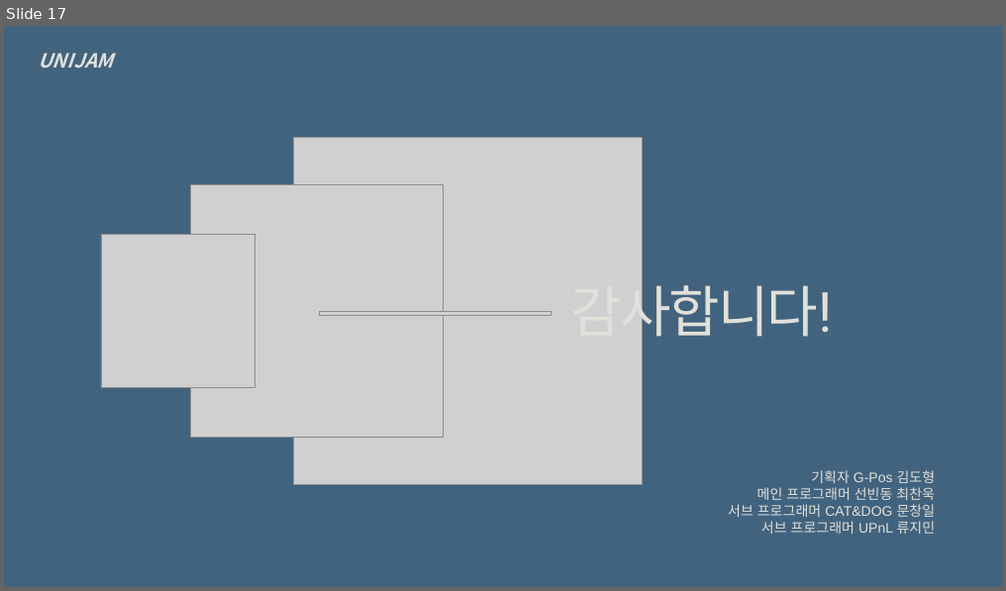
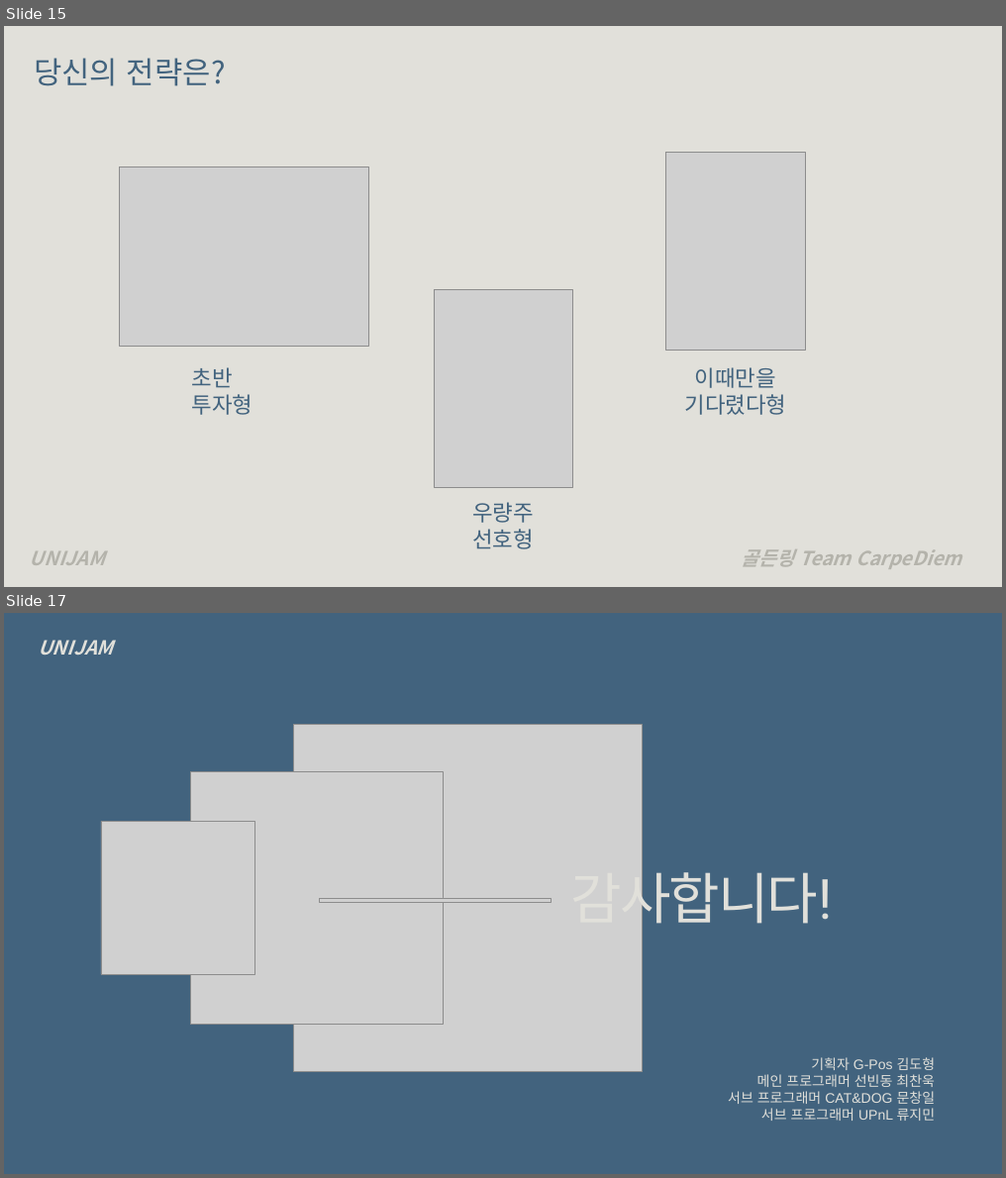
Before and after one commit to mashumairesh/CarpeDiem, a slide deck: CarpeDiem.pptx. Shown one above the other, each under a label of ours: slide 17 before the commit, slides 15 and 17 after it; the slides between them are not shown. The pictures are 1006x591 and 1006x1178 pixels, drawn with LibreOffice and Linux fonts; fonts in the diff are those of the drawing; grey boxes stand for pictures. Boxes give left, top, right and bottom in pixels: in the first picture for what was removed or moved away, otherwise in the second. Text is boxed around its words. In the diff, an @@ line names an element or a change of style, - is before the commit and + after.

```diff
--- a/CarpeDiem.pptx
+++ b/CarpeDiem.pptx
@@ slide 15 added at bbox=[4, 26, 1002, 587], background #E1E0DA @@
@@ title added at bbox=[34, 58, 226, 86], 44 pt, text #42637E @@
+당신의 전략은?
@@ picture added at bbox=[119, 168, 368, 347] @@
@@ picture added at bbox=[666, 153, 805, 350] @@
@@ picture added at bbox=[434, 290, 572, 487] @@
@@ text added at bbox=[192, 368, 253, 415], 32 pt, text #42637E @@
+초반 투자형
@@ text added at bbox=[684, 368, 786, 415], 32 pt, text #42637E @@
+이때만을 기다렸다형
@@ text added at bbox=[472, 502, 534, 550], 32 pt, text #42637E @@
+우량주 선호형
@@ text added at bbox=[30, 552, 105, 566], 28 pt, text #B4B3AB, bold, italic @@
+UNIJAM
@@ text added at bbox=[741, 551, 961, 570], 28 pt, text #B4B3AB, bold, italic @@
+골든링 Team CarpeDiem
```
Also in this commit, not shown: 8 slides changed, 6 other slides added, 7 slides removed, 1 other file.
